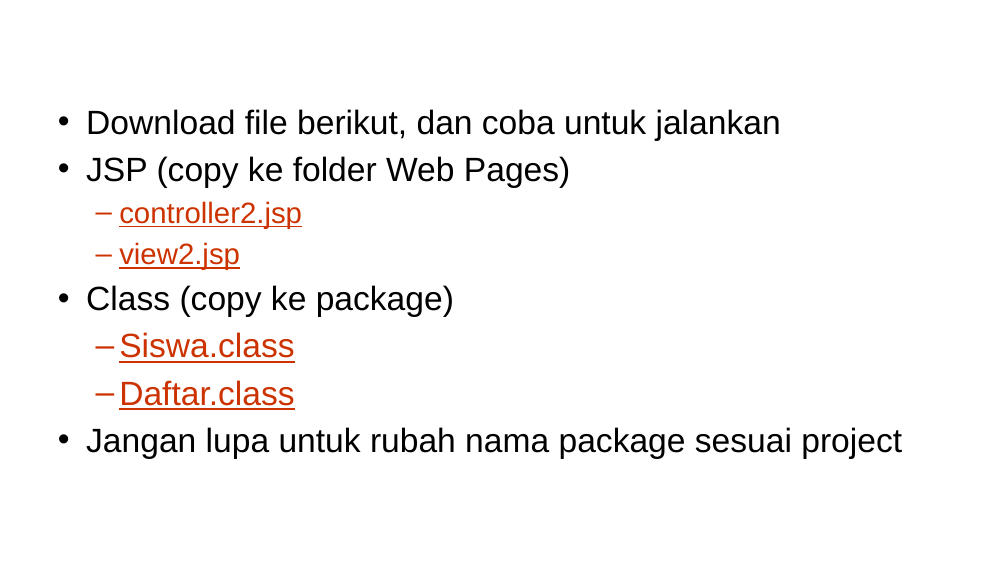
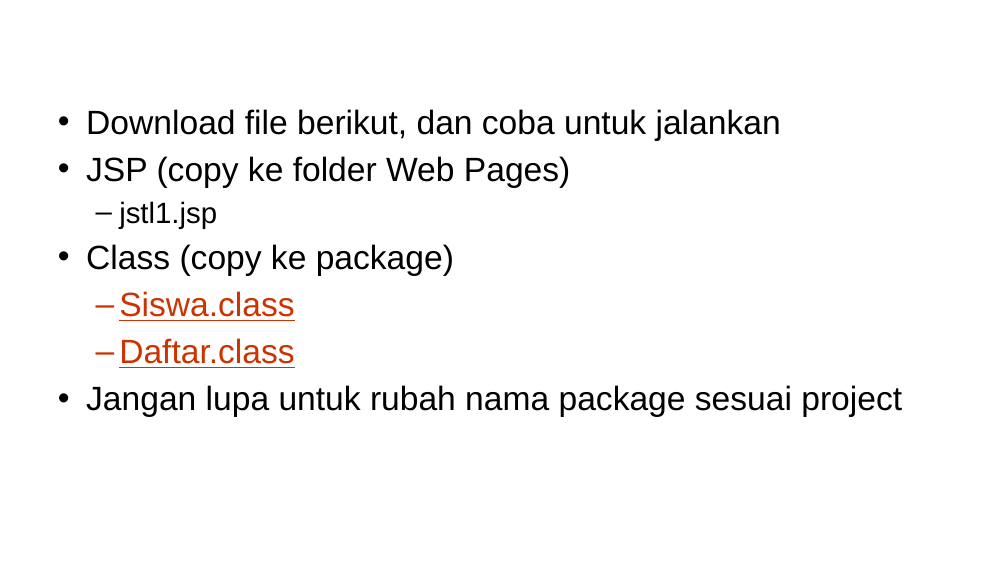
Before and after one commit to ruang-belajar/java-ee, a slide deck: slide 5 of docs/res/Java EE - Pertemuan 6.pptx. Drawn at 1008x567 pixels with LibreOffice and Linux fonts; fonts in the diff are those of the drawing; background and template pictures are left out. Boxes give left, top, right and bottom in pixels: in the first picture for what was removed or moved away, otherwise in the second. Text is boxed around its words. In the diff, an @@ line names an element or a change of style, - is before the commit and + after.

```diff
--- a/docs/res/Java EE - Pertemuan 6.pptx
+++ b/docs/res/Java EE - Pertemuan 6.pptx
@@ text at (119, 201, 217, 229): text changed; text colour #CC3300 to #000000 @@
-  – controller2.jsp
-  – view2.jsp
+  – jstl1.jsp
```
Also in this commit, not shown: 4 other slides changed, 2 slides removed, 9 other files.
